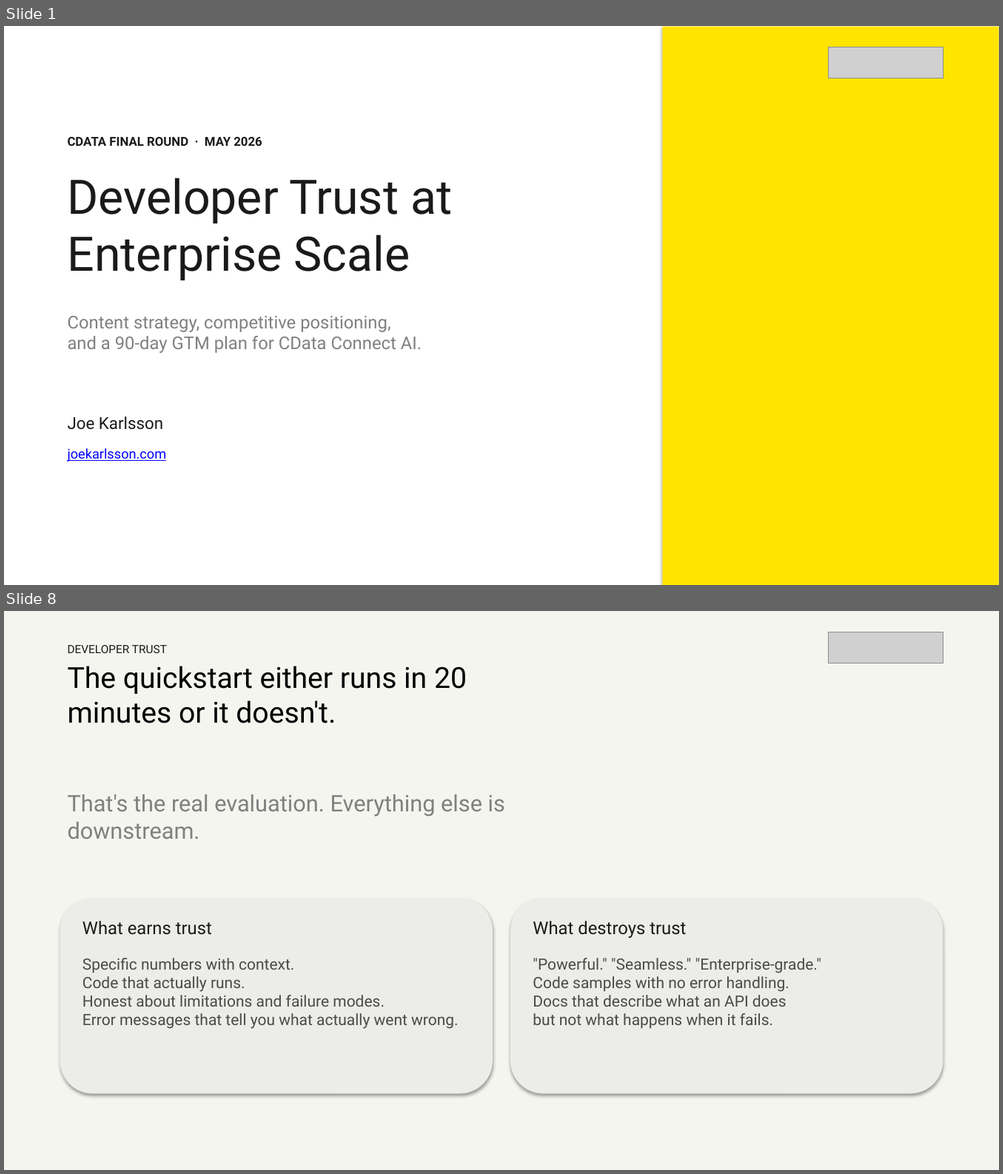
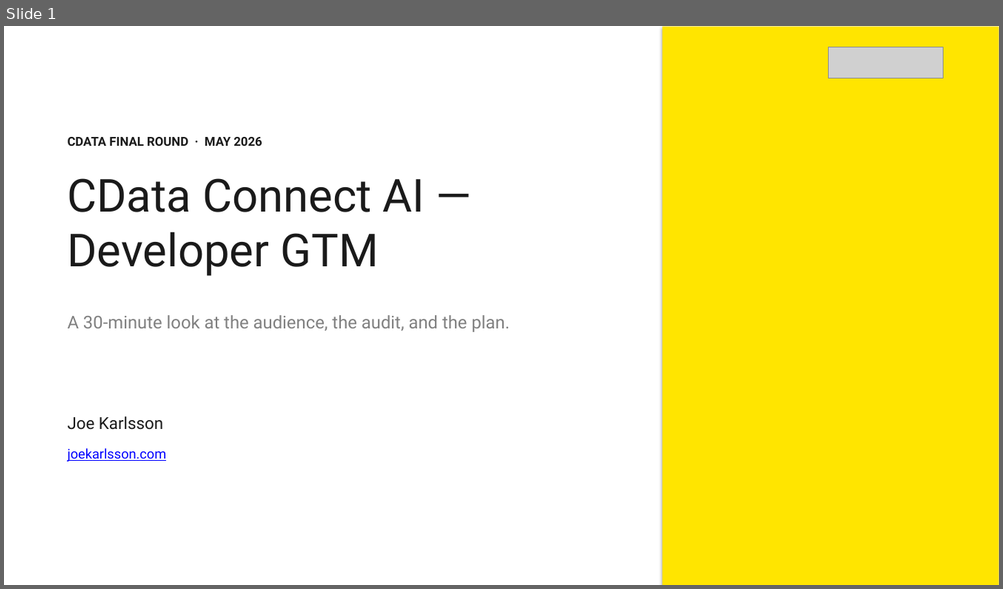
Before and after one commit to JoeKarlsson/connect-ai-agent-demo, a slide deck: presentation/cdata-interview.pptx. Shown one above the other, each under a label of ours: slides 1 and 8 before the commit, slide 1 after it; the slides between them are not shown. The pictures are 1003x1174 and 1003x589 pixels, drawn with LibreOffice and Linux fonts; fonts in the diff are those of the drawing; grey boxes stand for pictures. Boxes give left, top, right and bottom in pixels: in the first picture for what was removed or moved away, otherwise in the second. Text is boxed around its words. In the diff, an @@ line names an element or a change of style, - is before the commit and + after.

```diff
--- a/presentation/cdata-interview.pptx
+++ b/presentation/cdata-interview.pptx
@@ slide 8 removed at (4, 611, 999, 1170), background #F5F5F0 @@
@@ picture removed at (828, 632, 943, 664) @@
@@ text removed at (68, 645, 167, 653) @@
-DEVELOPER TRUST
@@ text removed at (68, 666, 466, 723) @@
-The quickstart either runs in 20 minutes or it doesn't.
@@ text removed at (68, 795, 505, 839) @@
-That's the real evaluation. Everything else is downstream.
@@ rounded rectangle removed at (60, 898, 492, 1093) @@
@@ rounded rectangle removed at (511, 898, 943, 1093) @@
@@ text removed at (82, 921, 212, 935) @@
-What earns trust
@@ text removed at (532, 921, 686, 938) @@
-What destroys trust
@@ text removed at (82, 958, 458, 1029) @@
-Specific numbers with context.
-Code that actually runs.
-Honest about limitations and failure modes.
-Error messages that tell you what actually went wrong.
@@ text removed at (532, 958, 821, 1029) @@
-"Powerful." "Seamless." "Enterprise-grade."
-Code samples with no error handling.
-Docs that describe what an API does
-but not what happens when it fails.
@@ slide 1 changed as well @@
@@ text at (68, 178, 425, 276): text changed; size 46 to 44 pt @@
-Developer Trust at Enterprise Scale
+CData Connect AI — Developer GTM
@@ text at (68, 315, 510, 332): text changed @@
-Content strategy, competitive positioning,
-and a 90-day GTM plan for CData Connect AI.
+A 30-minute look at the audience, the audit, and the plan.
```
Also in this commit, not shown: 1 other slide changed, 43 slides added, 17 other slides removed, 8 other files.
